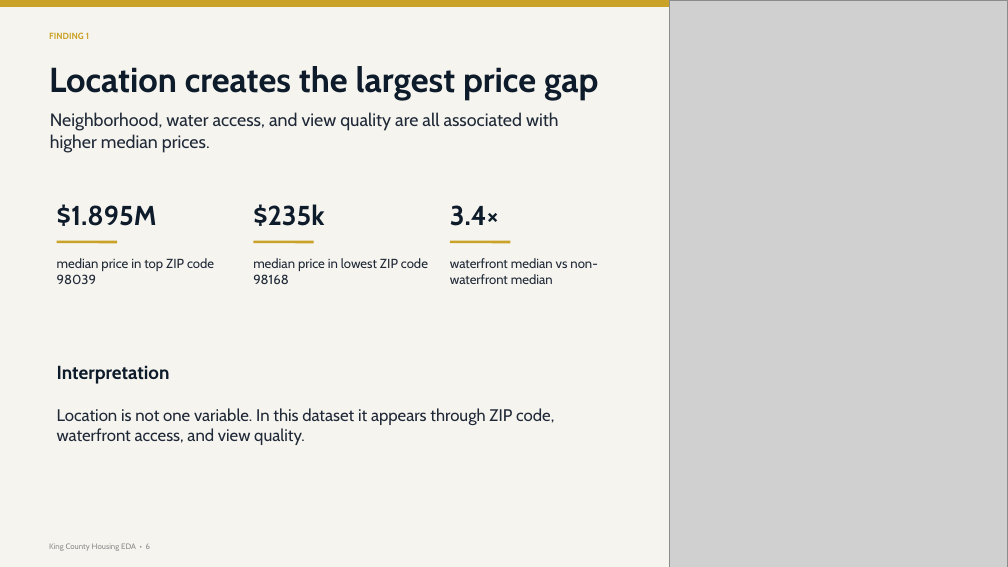
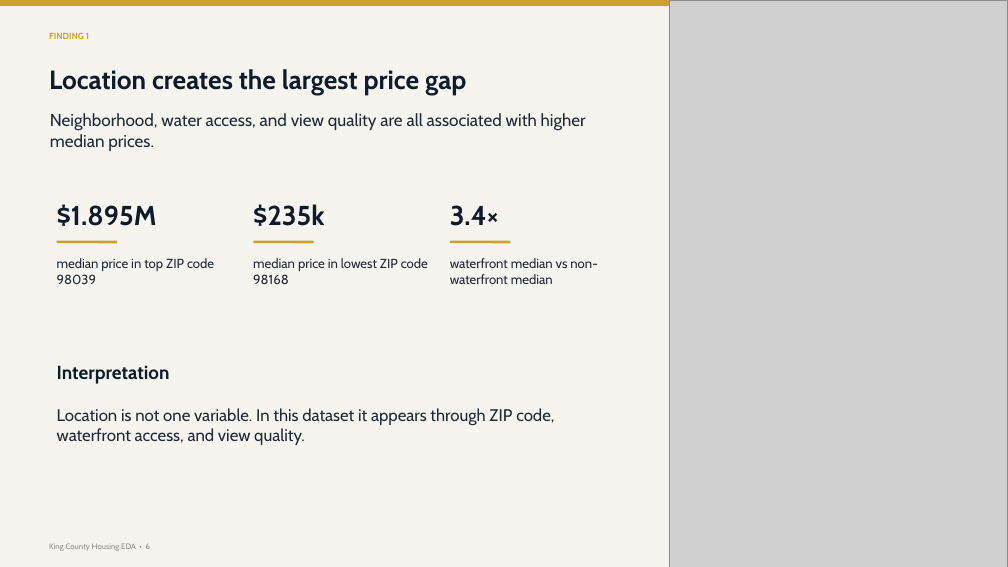
Before and after one commit to elhamrouzban/king_county_housing, a slide deck: slide 6 of King_County_EDA_Professional_Deck.pptx. Drawn at 1008x567 pixels with LibreOffice and Linux fonts; fonts in the diff are those of the drawing; grey boxes stand for pictures. Boxes give left, top, right and bottom in pixels: in the first picture for what was removed or moved away, otherwise in the second. Text is boxed around its words. In the diff, an @@ line names an element or a change of style, - is before the commit and + after.

```diff
--- a/King_County_EDA_Professional_Deck.pptx
+++ b/King_County_EDA_Professional_Deck.pptx
@@ text "Location creates the largest price ..." at [49, 69, 466, 95]: size 33 to 25.1 pt @@
@@ text "Neighborhood, water access, and view ..." at [50, 113, 586, 151]: size 17 to 16.3 pt @@
```
Also in this commit, not shown: 8 other slides changed, 3 other files.
